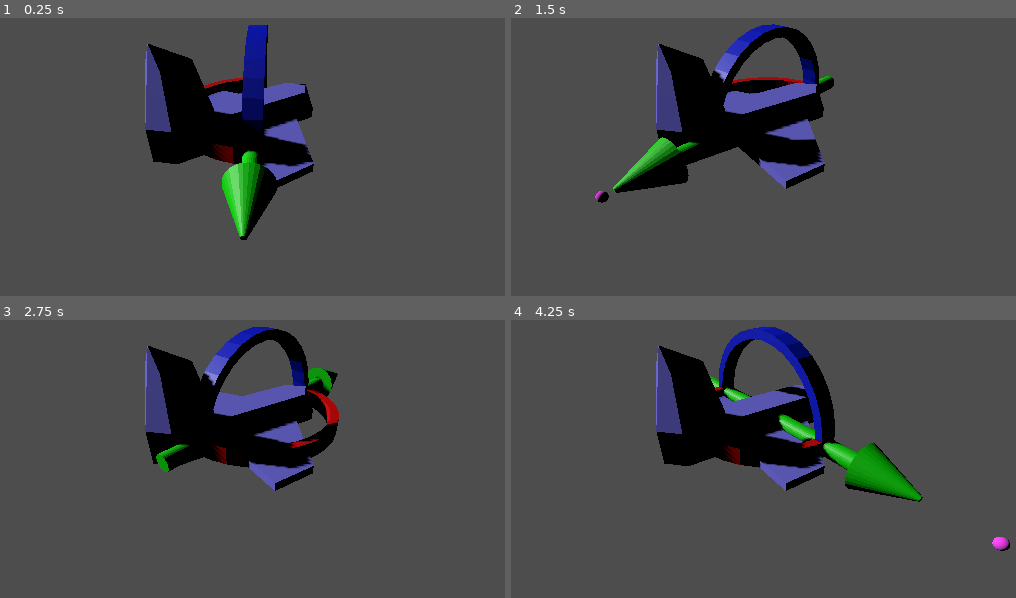
Above: before the commit, frames 1-4 (two rows, left to right).
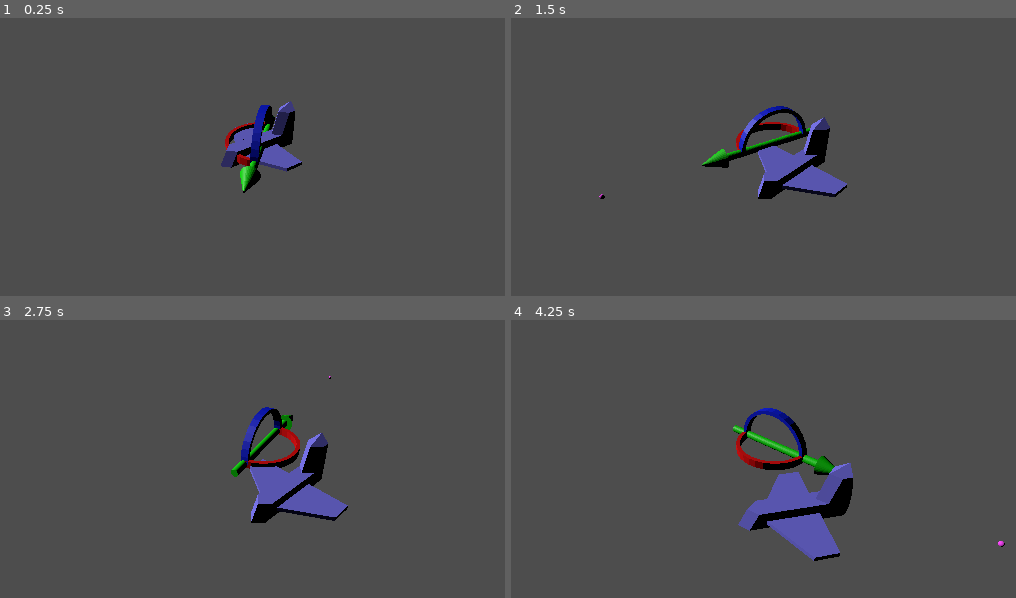
Above: after the commit, the same moments.

Repository: RinneT/3d_spaceship
Game: Godot game, scene res://cursor.tscn
The game is run twice, just before and just after one commit, with the same random seed, the same clock (stepped at 60 frames per second) and the same inputs.
Inputs (mouse positions are in pixels of both pictures, inside the frame that each line leads up to):
- Up to frame 1 (0.25 s): no input
- Up to frame 2 (1.5 s): move the mouse to (935, 151) at 0.52 s; move the mouse to (601, 195) at 1.27 s
- Up to frame 3 (2.75 s): move the mouse to (328, 378) at 2.02 s
- Up to frame 4 (4.25 s): move the mouse to (723, 567) at 2.77 s; move the mouse to (1000, 545) at 3.52 s

The runs differ from the first frame. In frame 1, 13% of the frame differs, in the area x 28-63%, y 2-80%; in frame 2, 15%; in frame 3, 15%; in frame 4, 19%, in the area x 28-99%, y 2-87%.

Commit message:
Fix rotation errors in 3D space and implement experiments for behaviour blending

Diff:
--- a/AI/Steering/2D/abstract_steering_2d.gd
+++ b/AI/Steering/2D/abstract_steering_2d.gd
@@ -13,4 +13,4 @@
 
 func get_steering() -> SteeringOutput2D:
 	push_error("Called get_steering in AbstractSteering class! Instantiate a behaviour class instead!")
-	return null
+	return SteeringOutput2D.new()
--- a/AI/Steering/2D/align.gd
+++ b/AI/Steering/2D/align.gd
@@ -32,7 +32,7 @@
 
 	# Check if we are there, return no steering
 	if rotation_size < target_radius:
-		return null
+		return steering
 
 	# If we are outside the slow radius, use maximum rotation
 	# Otherwise, calculate a scaled rotation
--- a/AI/Steering/2D/arrive.gd
+++ b/AI/Steering/2D/arrive.gd
@@ -28,7 +28,7 @@
 
 	# Check if we are there, return no steering
 	if distance < target_radius:
-		return null
+		return SteeringOutput2D.new()
 
 	# If we are outside the slow radius, go max speed
 	# Otherwise scale the desired speed down
--- a/AI/Steering/2D/face.gd
+++ b/AI/Steering/2D/face.gd
@@ -8,10 +8,11 @@
 
 	# Check for a zero direction and make no change if so
 	if direction.length() == 0:
-		return null
+		return SteeringOutput2D.new()
 
 	# Put the target together
-	target.orientation = atan2(-direction.x, direction.y)
+	target = target.clone()
+	target.orientation = atan2(direction.x, direction.y)
 
 	# Delegate to align
 	return super.get_steering()
--- a/AI/Steering/2D/look_where_youre_going.gd
+++ b/AI/Steering/2D/look_where_youre_going.gd
@@ -7,7 +7,7 @@
 
 	# Check for a zero direction and make no change if so
 	if character.velocity.length() == 0:
-		return null
+		return steering
 
 	# Otherwise set the target direction based on velocity
 	var target: Kinematic2D = character.duplicate()
--- a/AI/Steering/2D/pursue.gd
+++ b/AI/Steering/2D/pursue.gd
@@ -5,24 +5,28 @@
 
 # Pursue algorithm to find an efficient intercept course to a target
 func get_steering() -> SteeringOutput2D:
-	var predicted_target: Kinematic2D = target.duplicate()
+	if !max_prediction:
+		push_error("max_prediction not set for Pursue behaviour!")
 
-	# Work out the distance to the target
-	var direction = target.position - character.position
-	var distance = direction.length()
+	if target:
+		var predicted_target: Kinematic2D = target.clone()
 
-	# Work out our current speed
-	var speed = character.velocity.length()
+		# Work out the distance to the target
+		var direction = target.position - character.position
+		var distance = direction.length()
 
-	# Check if the speed is too small to give a reasonable prediction time
-	# Otherwise calculate the prediction time
-	var prediction = max_prediction
-	if speed > distance / max_prediction:
-		prediction = distance / speed
+		# Work out our current speed
+		var speed = character.velocity.length()
 
-	# Put the target together
-	predicted_target.position = target.velocity * prediction
-	target = predicted_target
+		# Check if the speed is too small to give a reasonable prediction time
+		# Otherwise calculate the prediction time
+		var prediction = max_prediction
+		if speed > distance / max_prediction:
+			prediction = distance / speed
+
+		# Put the target together
+		predicted_target.position = target.velocity * prediction
+		target = predicted_target
 
 	# Delegate to seek
 	return super.get_steering()
--- a/AI/Steering/kinematic_2d.gd
+++ b/AI/Steering/kinematic_2d.gd
@@ -27,7 +27,7 @@
 func update3D(object: RigidBody3D) -> void:
 	position.x = object.position.x
 	position.y = object.position.z
-	orientation = atan2(object.rotation.x, object.rotation.z)
+	orientation = object.rotation.y
 	velocity.x = object.linear_velocity.x
 	velocity.y = object.linear_velocity.z
 	rotation = object.angular_velocity.y
@@ -49,14 +49,14 @@
 # Creates a new initialized Kinematic2D object from a RigidBody3D
 func initFrom3D(object: RigidBody3D) -> void:
 	position = Vector2(object.position.x, object.position.z)
-	orientation = atan2(object.rotation.x, object.rotation.z)
+	orientation = object.rotation.y
 	velocity = Vector2(object.linear_velocity.x, object.linear_velocity.z)
 	rotation = object.angular_velocity.y
 
 # Creates a new initialized Kinematic2D object from a Node3D
 func initFromNode3D(object: Node3D) -> void:
 	position = Vector2(object.position.x, object.position.z)
-	orientation = atan2(object.rotation.x, object.rotation.z)
+	orientation = object.rotation.y
 	velocity = Vector2()
 	rotation = 0
 
--- a/AI/Steering/steering_output_2d.gd
+++ b/AI/Steering/steering_output_2d.gd
@@ -7,3 +7,9 @@
 # Print the Steering values to console
 func print() -> void:
 	print("Linear: " + str(linear) + " | Angular: " + str(angular))
+
+# Combine with another SteeringOutput2D
+# TODO: the limits should be kept here!
+func blend(other: SteeringOutput2D) -> void:
+	linear += other.linear
+	angular += other.angular
--- a/cursor.tscn
+++ b/cursor.tscn
@@ -23,7 +23,7 @@
 transform = Transform3D(10, 0, 0, 0, 10, 0, 0, 0, 10, 0, 0, 0)
 
 [node name="Camera3D" type="Camera3D" parent="."]
-transform = Transform3D(0.560841, -0.511131, 0.651308, 0, 0.786677, 0.617365, -0.827923, -0.346244, 0.441201, 13.9159, 8.42264, 9.93912)
+transform = Transform3D(0.560841, -0.511131, 0.651308, 0, 0.786677, 0.617365, -0.827923, -0.346244, 0.441201, 26.9015, 20.9827, 20.1827)
 current = true
 script = ExtResource("2_7chbi")
 
@@ -41,7 +41,6 @@
 
 [node name="DirectionalLight3D" type="DirectionalLight3D" parent="."]
 transform = Transform3D(0.77675, 0, -0.629809, 0.426416, 0.735932, 0.525903, 0.463496, -0.677056, 0.571635, -6.53956, 4.80616, 5.5628)
-shadow_enabled = true
 
 [node name="Space_Ship" type="RigidBody3D" parent="."]
 collision_layer = 0
--- a/space_ship.gd
+++ b/space_ship.gd
@@ -1,13 +1,18 @@
 extends RigidBody3D
 
 @export var behaviour: AbstractSteering
+@export var behaviour2: AbstractSteering
+@export var behaviour3: AbstractSteering
 @export var max_acceleration: float = 10.0
 @export var max_speed: float = 100.0
-@export var max_angular_acceleration: float = 1.0
-@export var max_rotation: float = 3.0
-@export var slow_radius: float = 10.0
-@export var target_radius: float = 0.1
-@export var time_to_target: float = 0.1
+@export var max_angular_acceleration: float = 10.0
+@export var max_rotation: float = 30.0
+@export var slow_radius_angular: float = 5.0
+@export var slow_radius_linear: float = 30.0
+@export var target_radius_angular: float = 0.1
+@export var target_radius_linear: float = 5.0
+@export var time_to_target: float = 1.0
+@export var max_prediction: float = 5.0
 
 var character: Kinematic2D = Kinematic2D.new()
 var target: Kinematic2D = Kinematic2D.new()
@@ -16,14 +21,35 @@
 
 # Called when the node enters the scene tree for the first time.
 func _ready() -> void:
-	behaviour = Align.new()
+	# Behaviour #1: Look in the direction of the target
+	behaviour = Face.new()
 	behaviour.max_rotation = max_rotation
-	behaviour.slow_radius = slow_radius
-	behaviour.target_radius = target_radius
+	behaviour.slow_radius = slow_radius_angular
+	behaviour.target_radius = target_radius_angular
 	behaviour.time_to_target = time_to_target
 	behaviour.max_angular_acceleration = max_angular_acceleration
 	behaviour.character = character
 	behaviour.target = target
+
+	# Behaviour #2: Move to the target
+	behaviour2 = Arrive.new()
+	behaviour2.max_acceleration = max_acceleration
+	behaviour2.max_speed = max_speed
+	behaviour2.slow_radius = slow_radius_linear
+	behaviour2.target_radius = target_radius_linear
+	behaviour2.time_to_target = time_to_target
+	behaviour2.character = character
+	behaviour2.target = target
+
+	# Behaviour #3: Look in the same direction as the arrow
+	behaviour3 = Align.new()
+	behaviour3.max_rotation = max_rotation
+	behaviour3.slow_radius = slow_radius_angular
+	behaviour3.target_radius = target_radius_angular
+	behaviour3.time_to_target = time_to_target
+	behaviour3.max_angular_acceleration = max_angular_acceleration
+	behaviour3.character = character
+	behaviour3.target = target
 
 	pointer = get_parent().get_node("CursorPointer")
 	character.initFrom3D(self)
@@ -41,11 +67,16 @@
 	character.print("Pointer")
 
 	# Update the steering
-	steering = behaviour.get_steering()
+	steering = behaviour2.get_steering()
+	var distance = (target.position - character.position).length()
+	print("Distance: " + str(distance))
+	if distance < target_radius_linear:
+		steering.blend(behaviour3.get_steering())
+	else:
+		steering.blend(behaviour.get_steering())
+
 	if steering:
 		steering.print()
-
-	if steering:
 		# Apply the steering behaviours
 		# Convert 2D torque into 3D torque
 		var steering_torque_3d: Vector3 = Vector3.UP * steering.angular
Binary file changed: Assets/Models/Space_Ship.glb
